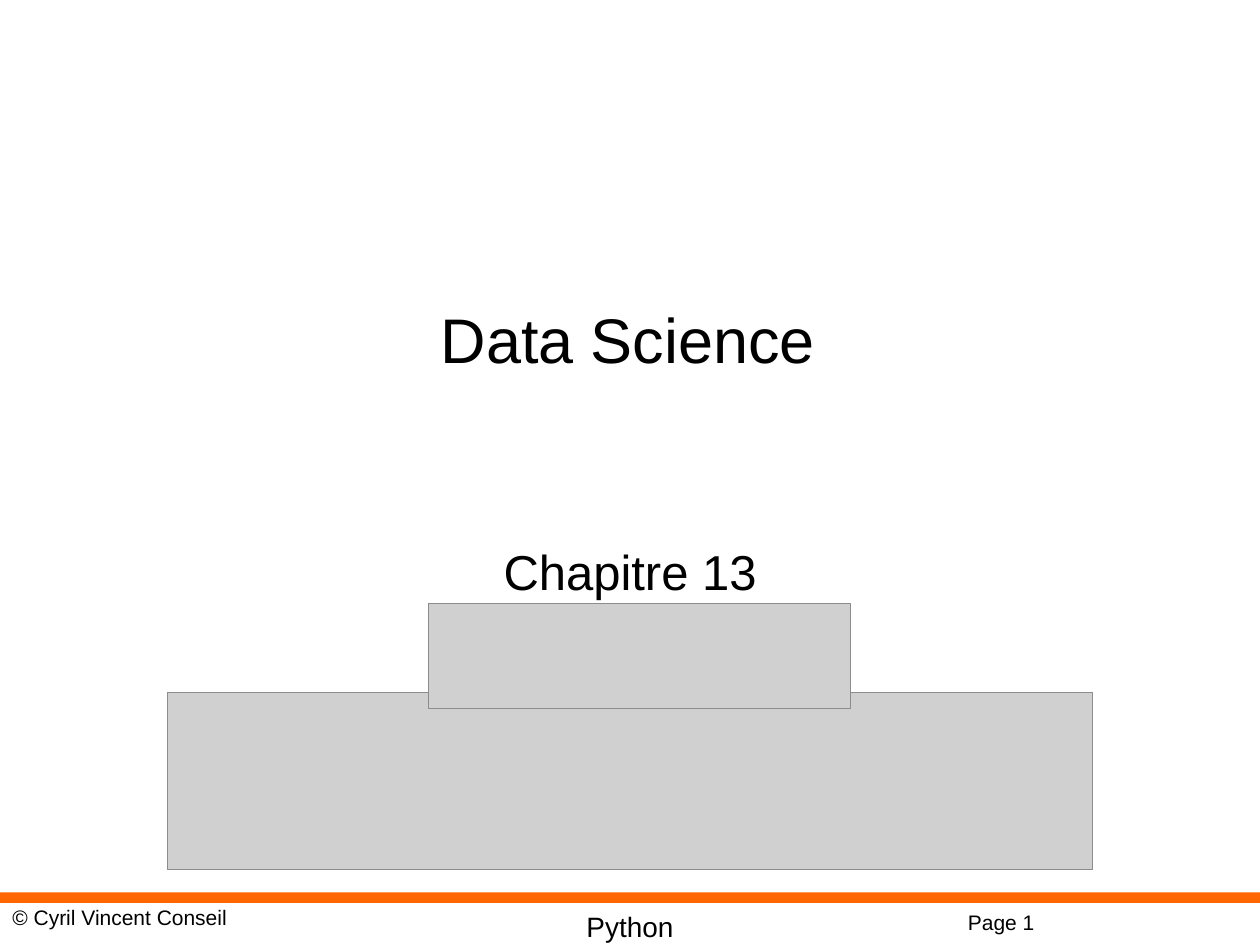
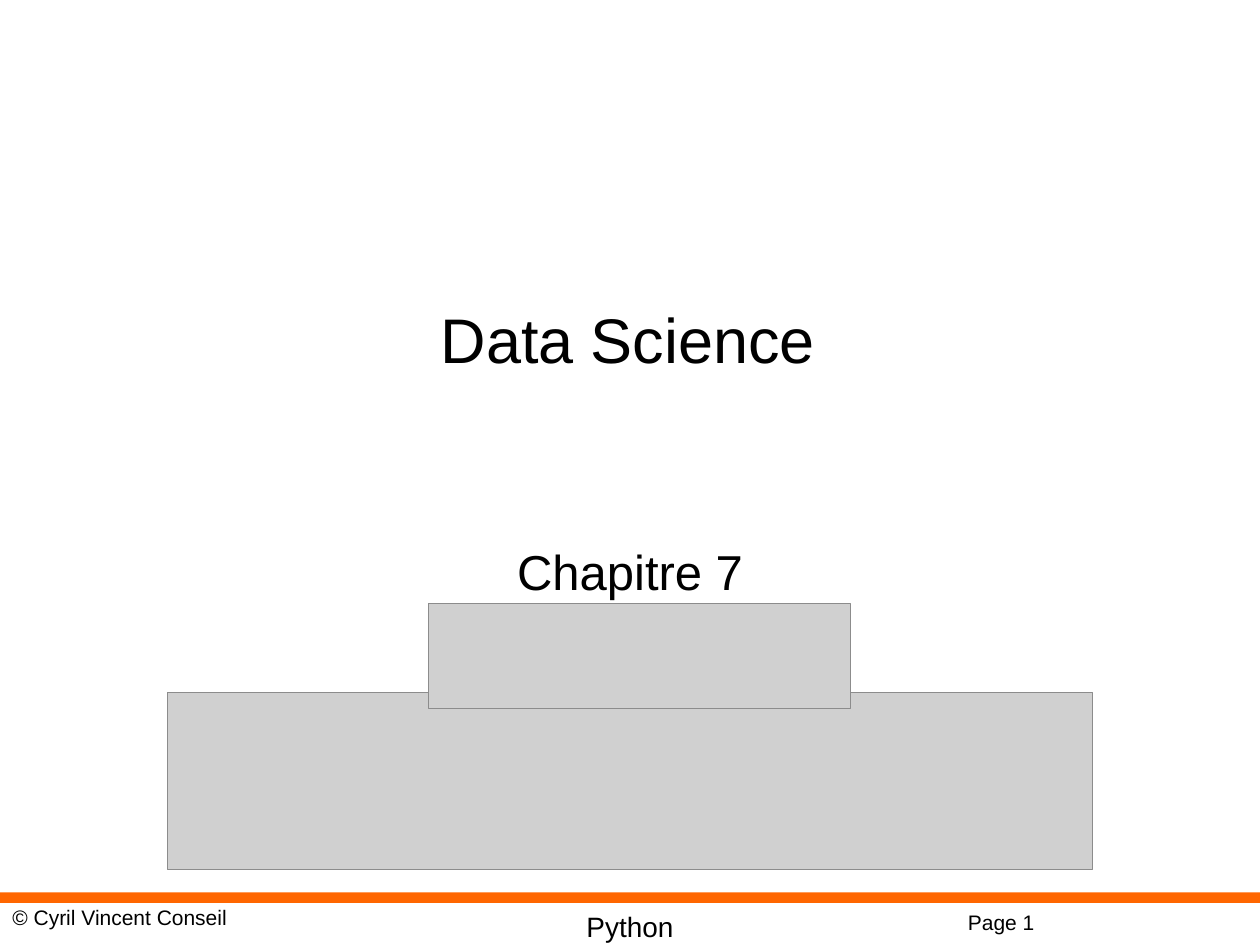
Before and after one commit to cyrilvincent/python, a slide deck: slide 1 of ppt/MachineLearning13-ScikitLearn.pptx. Drawn at 1260x945 pixels with LibreOffice and Linux fonts; fonts in the diff are those of the drawing; grey boxes stand for pictures; background and template pictures are left out. Boxes give left, top, right and bottom in pixels: in the first picture for what was removed or moved away, otherwise in the second. Text is boxed around its words. In the diff, an @@ line names an element or a change of style, - is before the commit and + after.

```diff
--- a/ppt/MachineLearning13-ScikitLearn.pptx
+++ b/ppt/MachineLearning13-ScikitLearn.pptx
@@ subtitle at [517,554,743,600]: text changed @@
-Chapitre 13
+Chapitre 7
```
Also in this commit, not shown: 4 other files.
